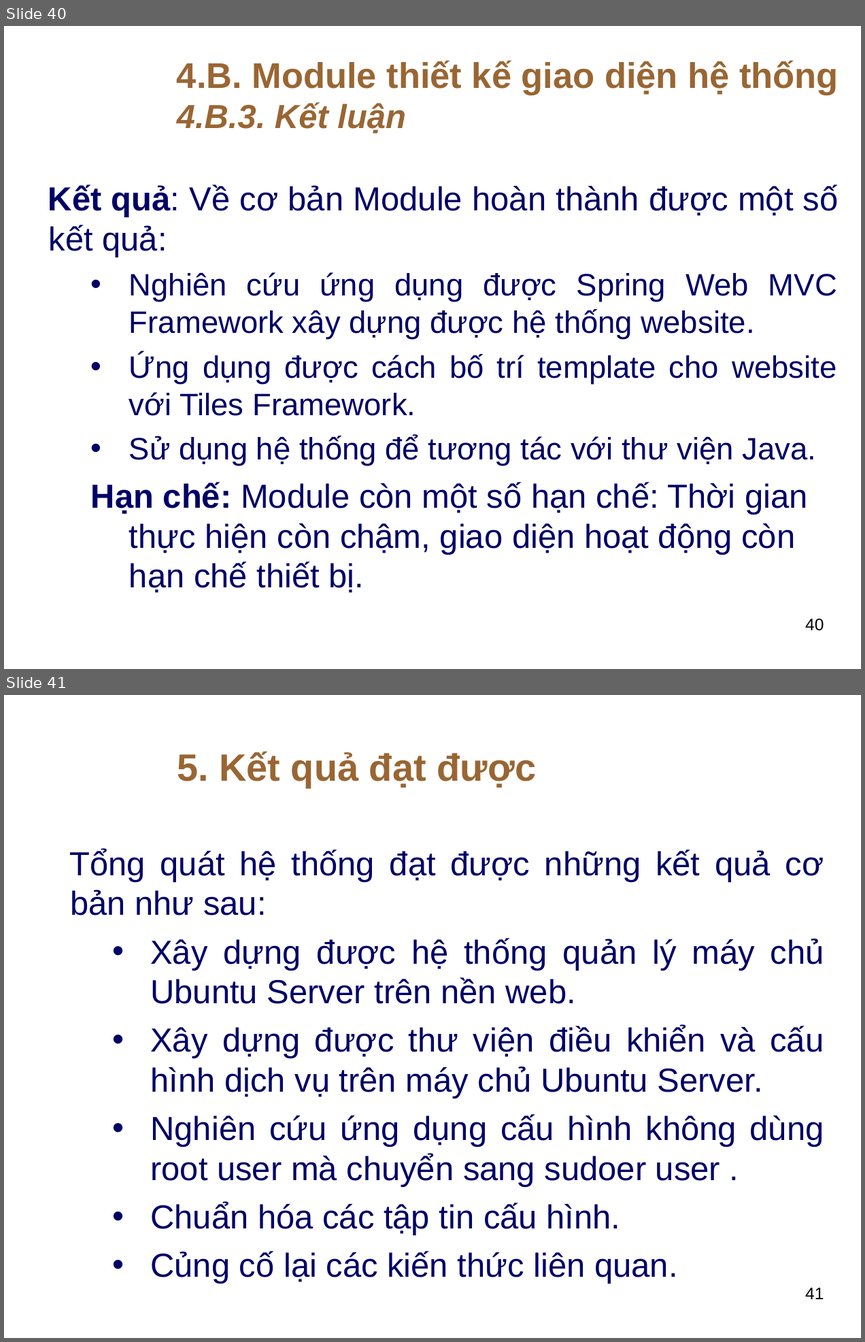
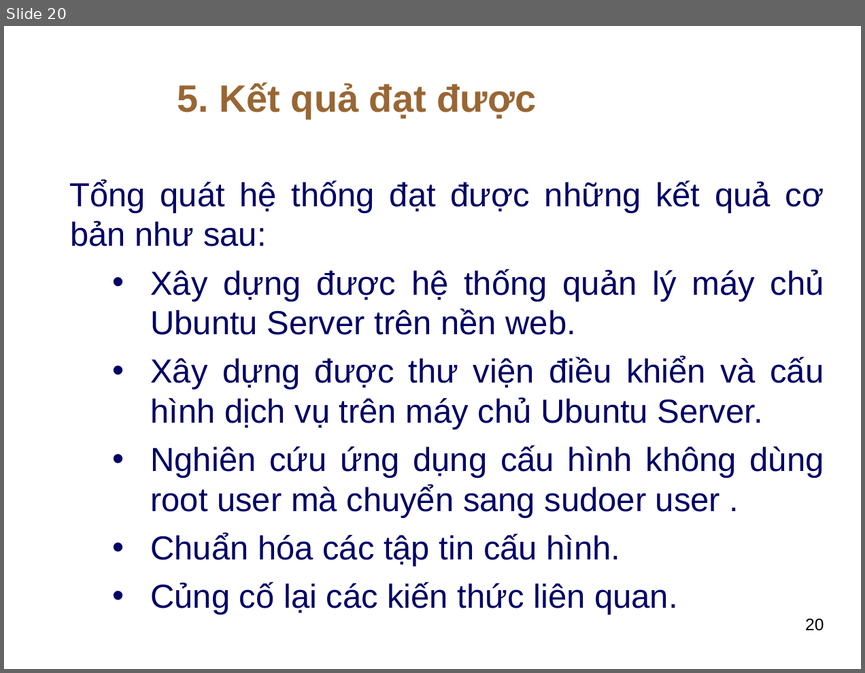
Before and after one commit to thuhuynh4393/testfrontend, a slide deck: Thu HUynh - SLide bao cao.ppt. Shown one above the other, each under a label of ours: slides 40 and 41 before the commit, slide 20 after it. The pictures are 865x1342 and 865x673 pixels, drawn with LibreOffice and Linux fonts; fonts in the diff are those of the drawing; background and template pictures are left out. Boxes give left, top, right and bottom in pixels: in the first picture for what was removed or moved away, otherwise in the second. Text is boxed around its words. In the diff, an @@ line names an element or a change of style, - is before the commit and + after.

```diff
--- a/Thu HUynh - SLide bao cao.ppt
+++ b/Thu HUynh - SLide bao cao.ppt
@@ slide 40 removed at (4,26,861,669), background picture (left out) @@
@@ text removed at (177,60,838,133) @@
-4.B. Module thiết kế giao diện hệ thống
-4.B.3. Kết luận
@@ text removed at (48,184,838,592) @@
-  Kết quả: Về cơ bản Module hoàn thành được một số kết quả:
-• Nghiên cứu ứng dụng được Spring Web MVC Framework xây dựng được hệ thống website.
-• Ứng dụng được cách bố trí template cho website với Tiles Framework.
-• Sử dụng hệ thống để tương tác với thư viện Java.
-Hạn chế: Module còn một số hạn chế: Thời gian thực hiện còn chậm, giao diện hoạt động còn hạn chế thiết bị.
@@ page number removed at (805,618,823,631) @@
-40
@@ what was slide 41 is now slide 20 @@
@@ page number at (805,618,823,631): text changed @@
-41
+20
```
Also in this commit, not shown: 4 slides changed, 2 slides added, 22 other slides removed.
